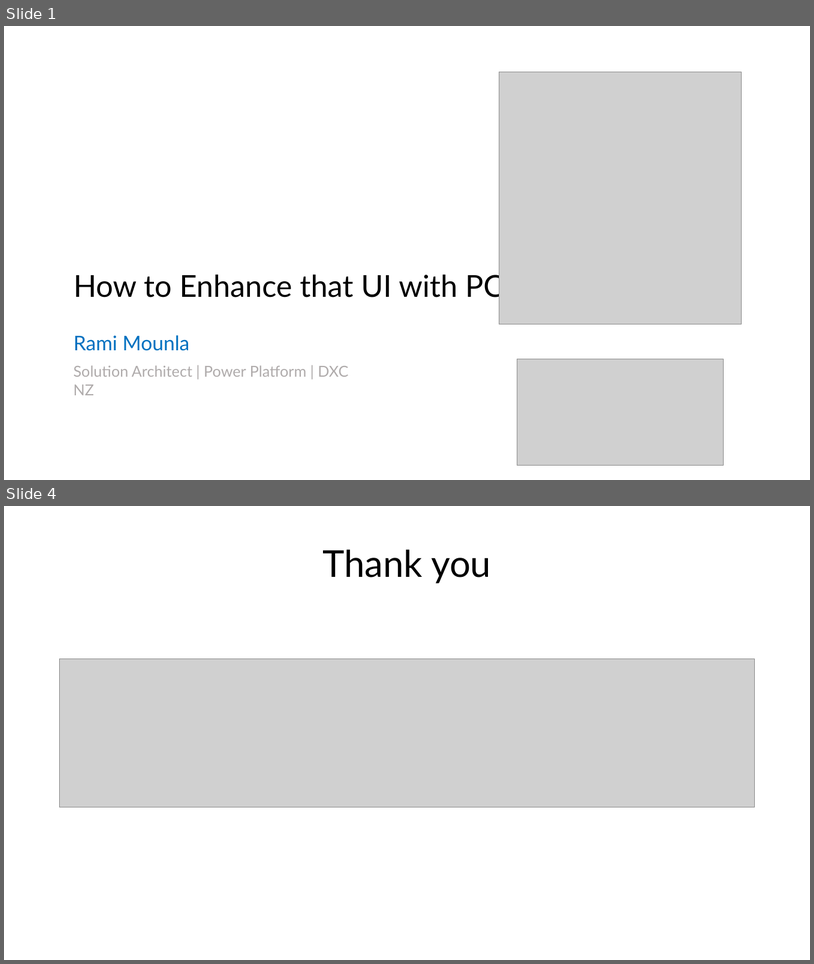
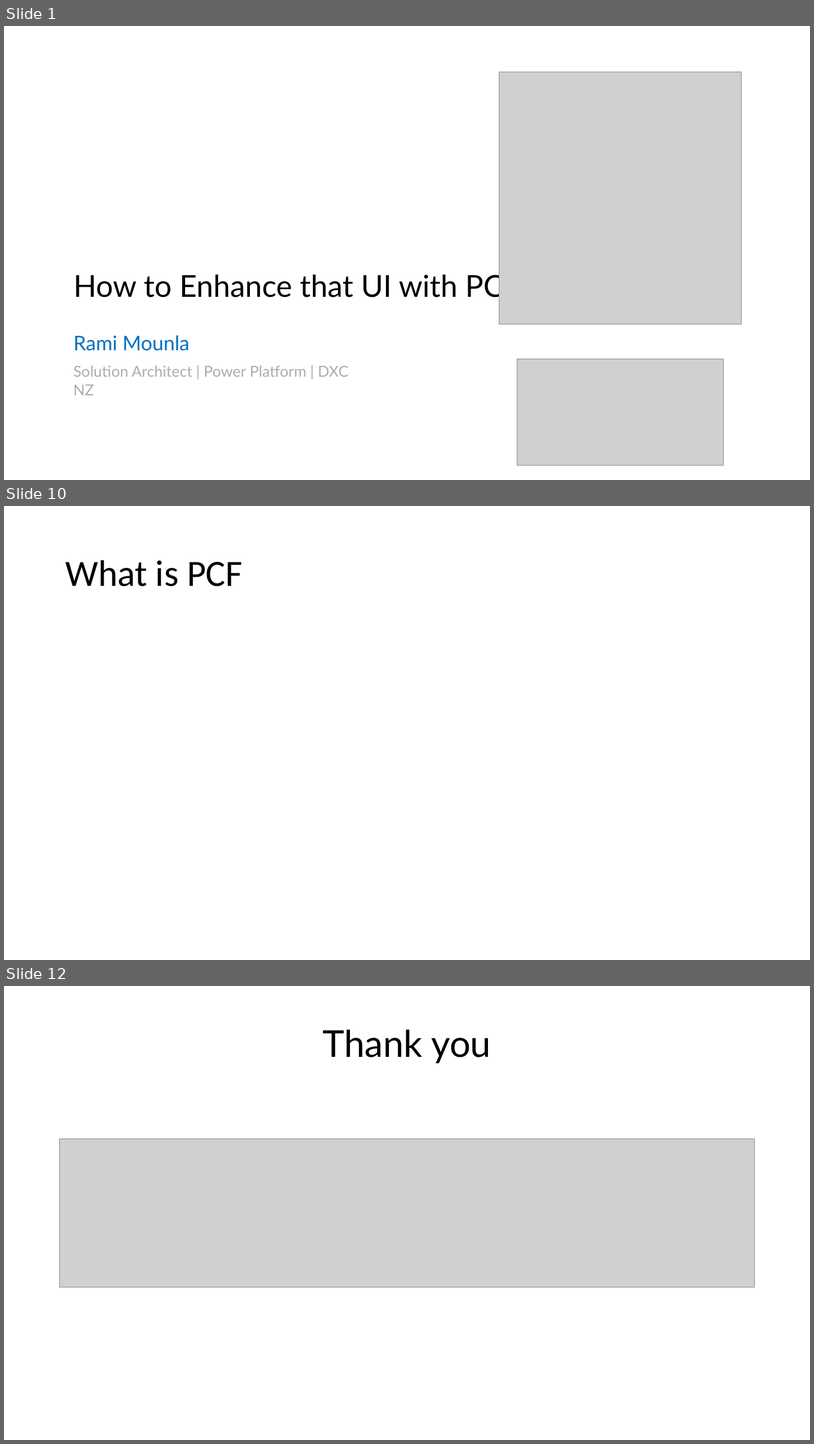
Before and after one commit to ramimounla/GlobalPowerPlatformBootcamp, a slide deck: Slides/Rami Mounla - How to enhance that UI with PCF - 300 GPPB Wellington.pptx. Shown one above the other, each under a label of ours: slides 1 and 4 before the commit, slides 1, 10 and 12 after it; the slides between them are not shown. The pictures are 814x964 and 814x1444 pixels, drawn with LibreOffice and Linux fonts; fonts in the diff are those of the drawing; grey boxes stand for pictures; background and template pictures are left out. Boxes give left, top, right and bottom in pixels: in the first picture for what was removed or moved away, otherwise in the second. Text is boxed around its words. In the diff, an @@ line names an element or a change of style, - is before the commit and + after.

```diff
--- a/Slides/Rami Mounla - How to enhance that UI with PCF - 300 GPPB Wellington.pptx
+++ b/Slides/Rami Mounla - How to enhance that UI with PCF - 300 GPPB Wellington.pptx
@@ slide 10 added at [4, 506, 810, 960], background picture (left out) @@
@@ title added at [65, 560, 243, 586], 44 pt, text #000000 @@
+What is PCF
@@ what was slide 4 is now slide 12 @@
```
Also in this commit, not shown: 9 other slides added, 2 slides removed.
